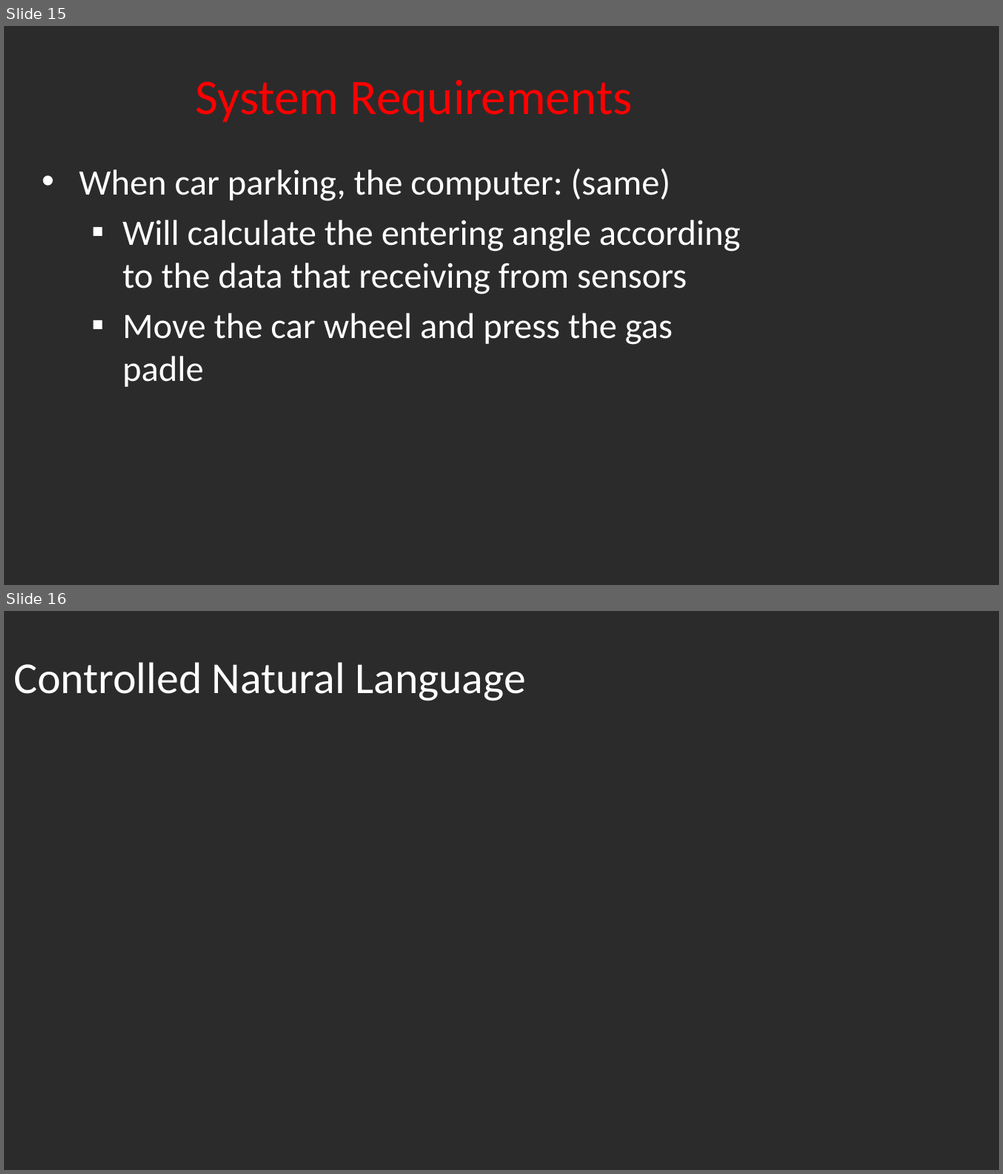
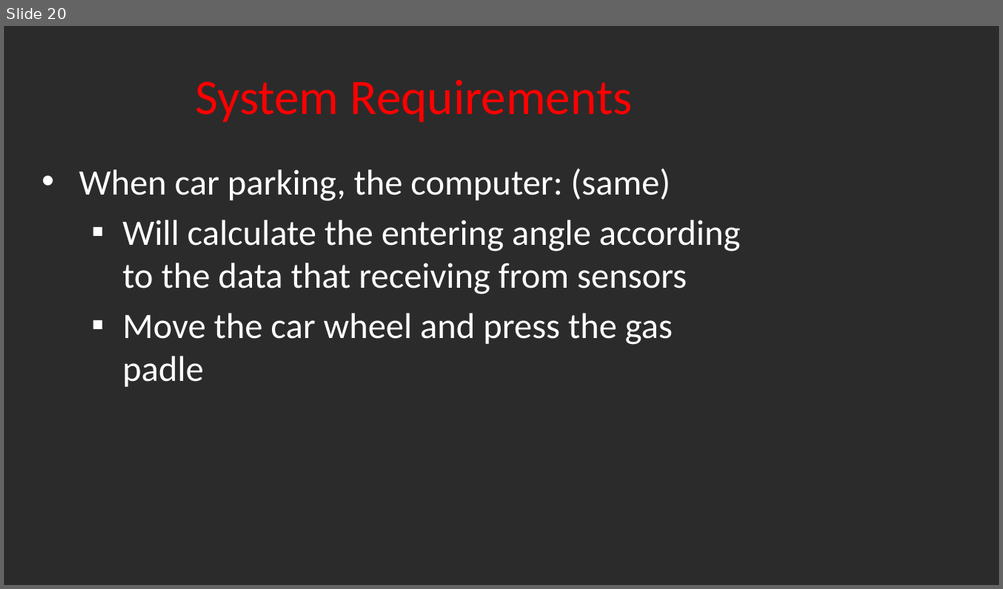
Before and after one commit to XxxTriplexxX94/Visual, a slide deck: רכב אוטונומי .pptx. Shown one above the other, each under a label of ours: slides 15 and 16 before the commit, slide 20 after it. The pictures are 1003x1174 and 1003x589 pixels, drawn with LibreOffice and Linux fonts; fonts in the diff are those of the drawing; background and template pictures are left out; a plain dark background stands for a picture behind light text. Boxes give left, top, right and bottom in pixels: in the first picture for what was removed or moved away, otherwise in the second. Text is boxed around its words. In the diff, an @@ line names an element or a change of style, - is before the commit and + after.

```diff
--- a/רכב אוטונומי .pptx
+++ b/רכב אוטונומי .pptx
@@ slide 16 removed at (x1=4, y1=611, x2=999, y2=1170), background picture (left out) @@
@@ title removed at (x1=14, y1=662, x2=525, y2=701) @@
-Controlled Natural Language
@@ what was slide 15 is now slide 20 @@
```
Also in this commit, not shown: 2 slides changed, 9 slides added.
